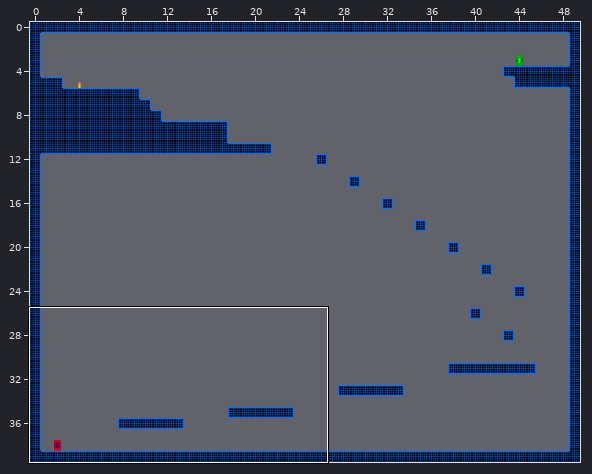
Tiled map -- Game/data/maps/main/Level3.tmx. The picture above shows the old version from afar; the outline marks the close-up.
Close-up. The starting point:
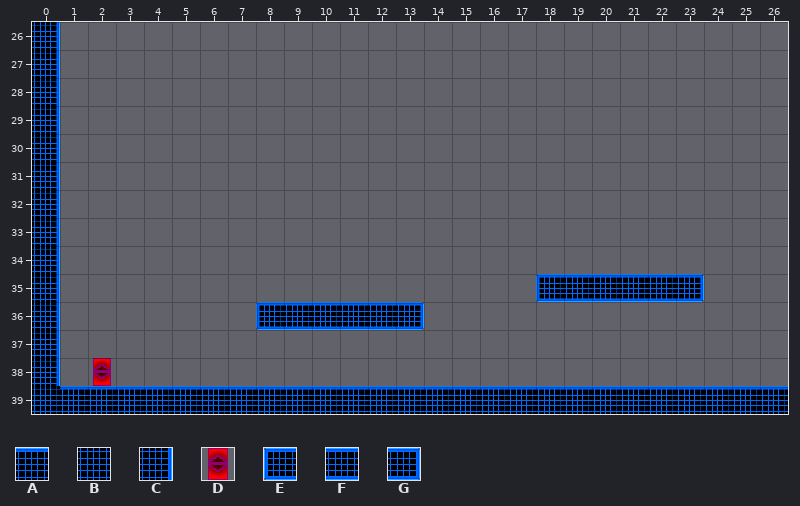
Cells are 32x32 px. Shown: x 0..26, y 26..39. The commit also changed other parts of the map, which this record leaves out.
Key: from "TestTile": A 1, B 14, C 15, D 30, E 81, F 82, G 83.
_ is an empty cell.
Layer "Tile Layer 1" before, first column x 0:
26 C__________________________
27 C__________________________
28 C__________________________
29 C__________________________
30 C__________________________
31 C__________________________
32 C__________________________
33 C__________________________
34 C__________________________
35 C_________________EFFFFG___
36 C_______EFFFFG_____________
37 C__________________________
38 C_D________________________
39 BAAAAAAAAAAAAAAAAAAAAAAAAAA
Now the later version:
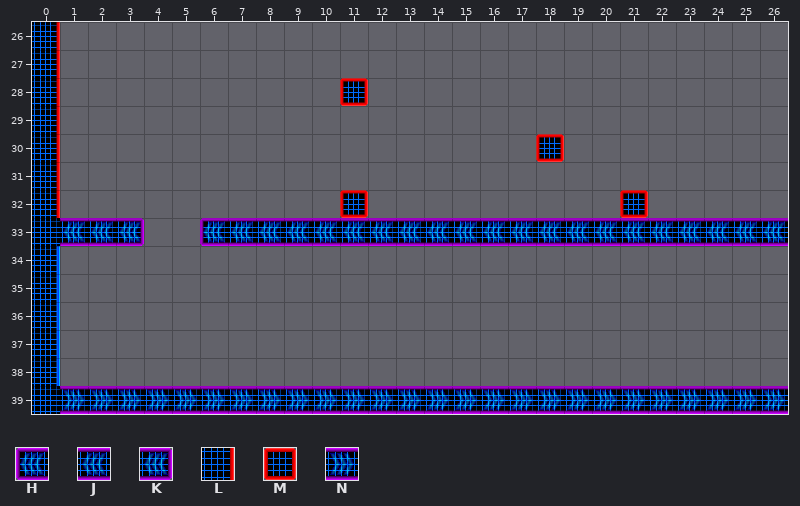
Further tiles: from "TestTile": H 46, J 47, K 48, L 54, M 78, N 102.
What changed:
Changed rows in their new state; . is an unchanged cell.
Layer "Tile Layer 1":
first column x 0:
26 L..........................
27 L..........................
28 L..........M...............
29 L..........................
30 L.................M........
31 L..........................
32 L..........M.........M.....
33 BJJK..HJJJJJJJJJJJJJJJJJJJJ
35 ..................______...
36 ........______.............
38 .._........................
39 .NNNNNNNNNNNNNNNNNNNNNNNNNN
Boxes around the changes in both close-ups, in picture pixels (x1, y1, x2, y2):
changed: (56, 22, 144, 246)
added: (340, 78, 368, 106)
added: (536, 134, 564, 162)
added: (200, 190, 788, 246)
removed: (536, 274, 704, 302)
removed: (256, 302, 424, 330)
changed: (60, 358, 788, 414)
